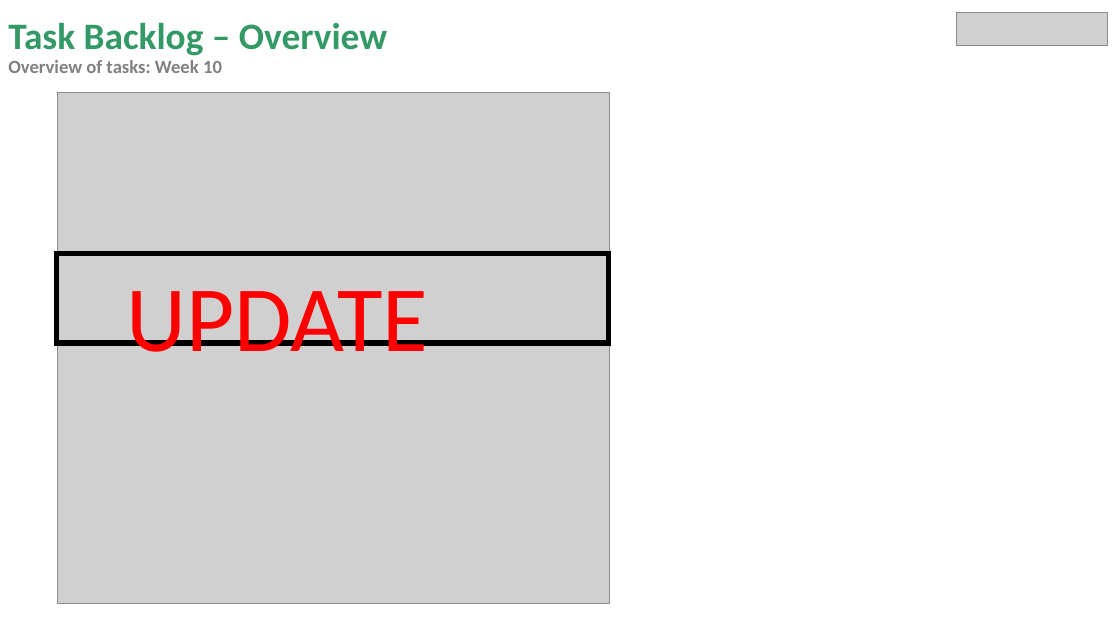
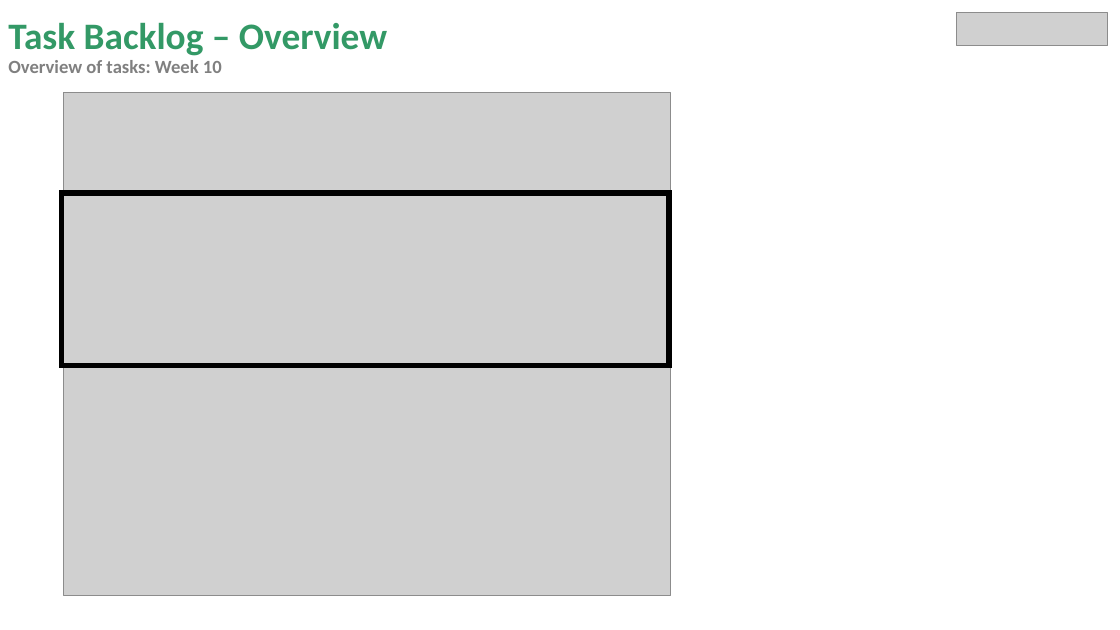
Before and after one commit to miguelrk/tum-mw-bachelorarbeit, a slide deck: slide 3 of 3 Entwicklungsphase/weekly_meeting_10.pptx. Drawn at 1120x630 pixels with LibreOffice and Linux fonts; fonts in the diff are those of the drawing; grey boxes stand for pictures. Boxes give left, top, right and bottom in pixels: in the first picture for what was removed or moved away, otherwise in the second. Text is boxed around its words. In the diff, an @@ line names an element or a change of style, - is before the commit and + after.

```diff
--- a/3 Entwicklungsphase/weekly_meeting_10.pptx
+++ b/3 Entwicklungsphase/weekly_meeting_10.pptx
@@ picture: place and size @@
-picture at [57,92,610,602]
+picture at [63,92,670,595]
@@ rectangle: place and size @@
-rectangle at [56,254,609,343]
+rectangle at [61,193,669,366]
@@ text removed at [127,291,429,352] @@
-UPDATE
```
Also in this commit, not shown: 6 other slides changed, 1 slide added, 1 slide removed, 1 other file.
